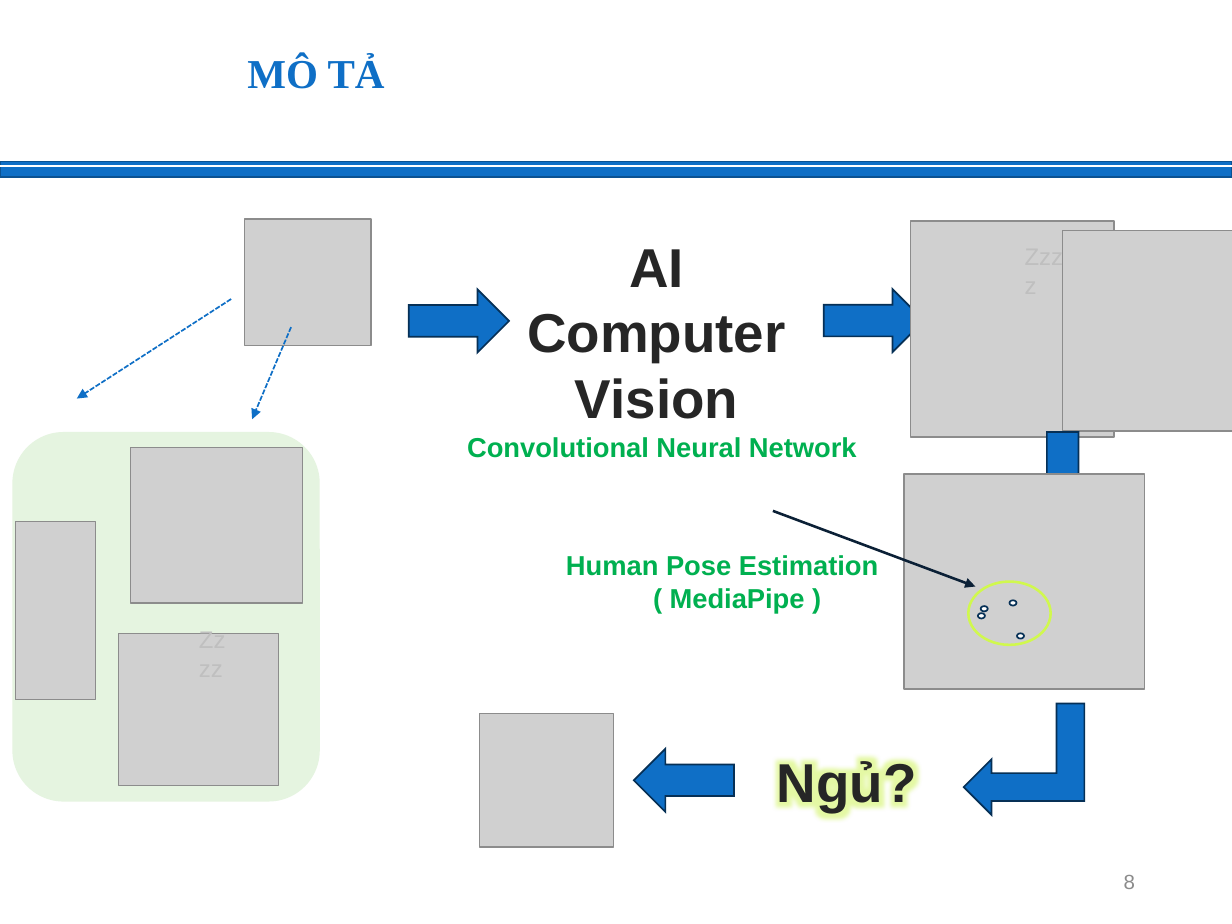
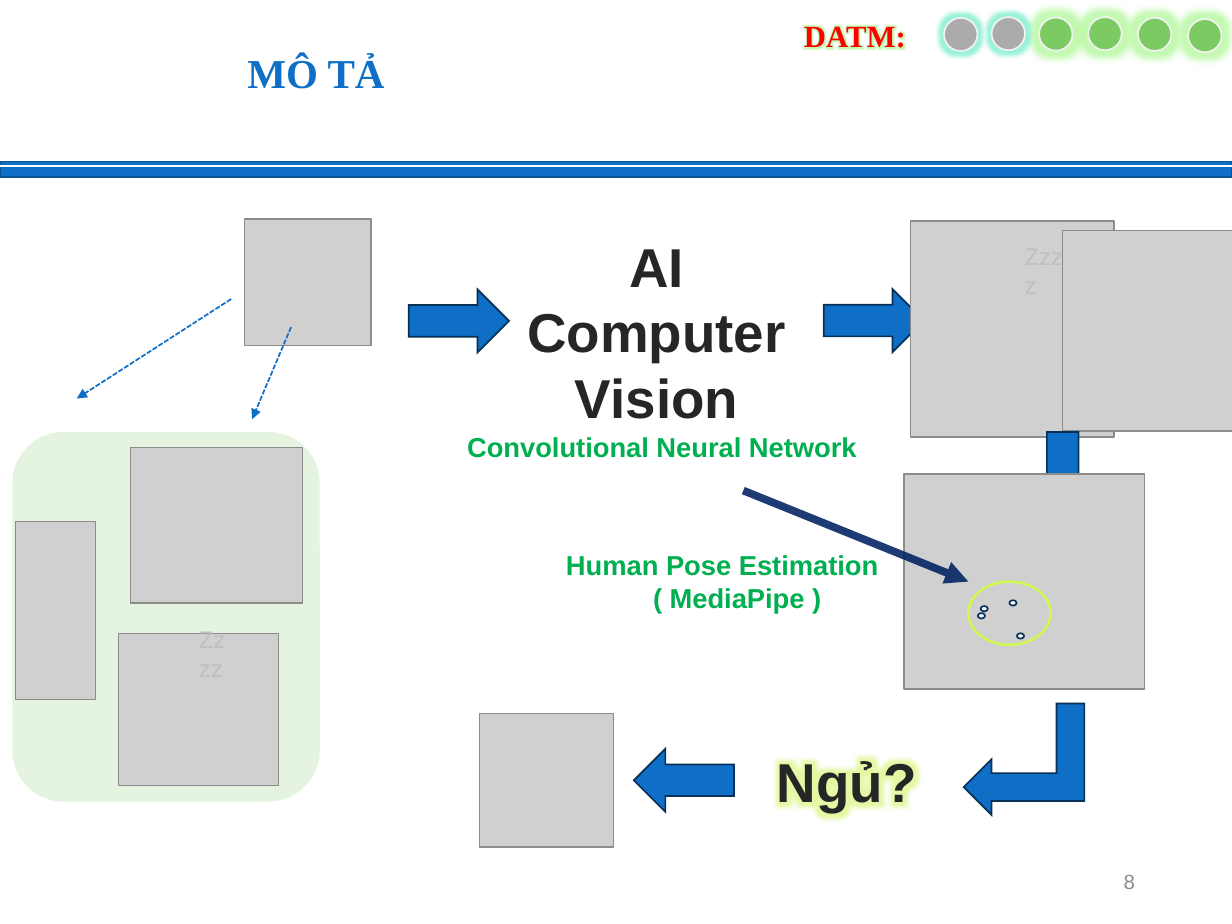
Before and after one commit to tmdat17/DATM_Predict_Person_Sleep_App, a slide deck: slide 8 of DATM.pptx. Drawn at 1232x924 pixels with LibreOffice and Linux fonts; fonts in the diff are those of the drawing; grey boxes stand for pictures; background and template pictures are left out. Boxes give left, top, right and bottom in pixels: in the first picture for what was removed or moved away, otherwise in the second. Text is boxed around its words. In the diff, an @@ line names an element or a change of style, - is before the commit and + after.

```diff
--- a/DATM.pptx
+++ b/DATM.pptx
@@ group added at <box>804,17,1221,53</box>: 6 ellipses, 1 text @@
+DATM:
@@ arrow moved from (772, 511) - (976, 586) to (743, 490) - (968, 582) @@
@@ arrow (743, 490) - (968, 582): stroke #0C2036 1.5 pt to #002060 4.5 pt @@
```
Also in this commit, not shown: 24 other slides changed, 3 slides added, 1 other file.
